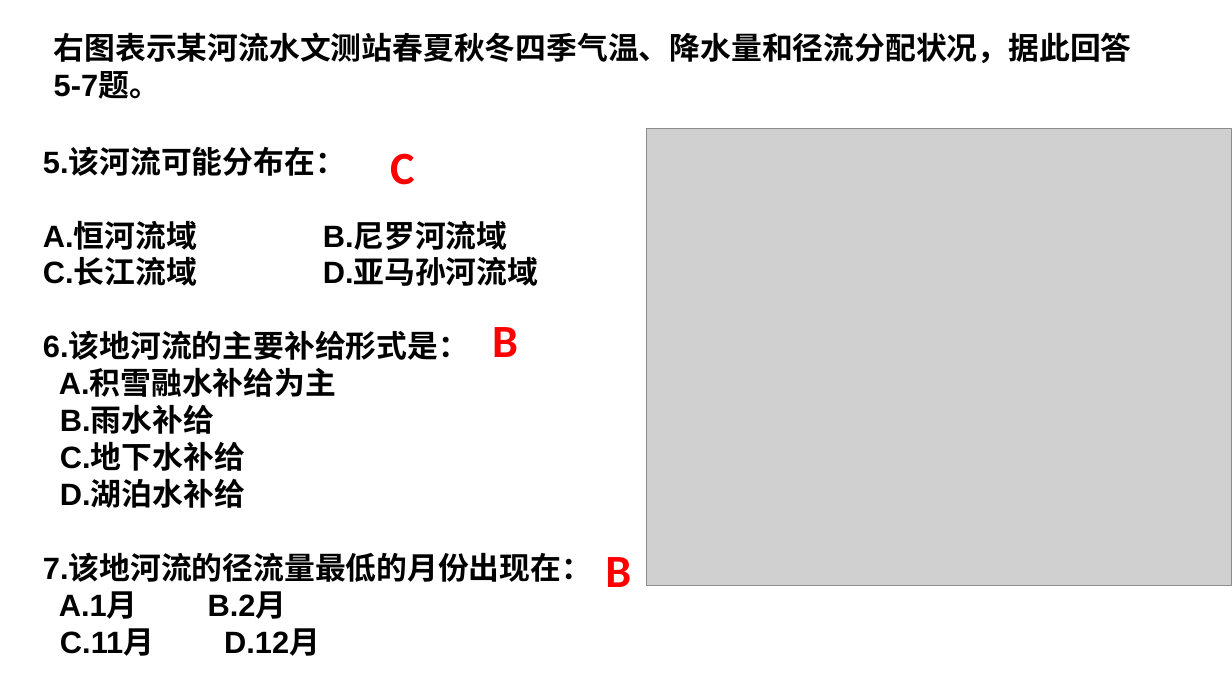
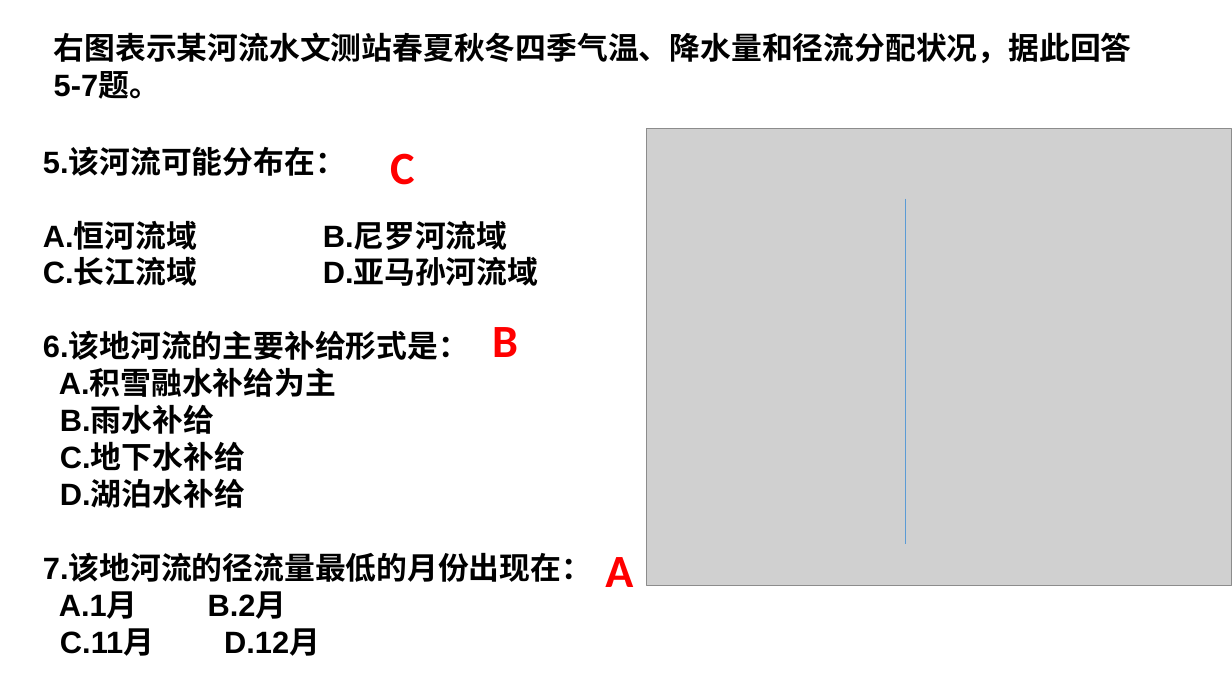
Before and after one commit to GHL0612/Learn, a slide deck: slide 21 of 课件/地理/八下/七下总复习/6-1亚洲和欧洲/9.八年级总复习七下6-1亚洲和欧洲课件和导学案/八年级总复习七下6-1亚洲及欧洲 复习.pptx. Drawn at 1232x693 pixels with LibreOffice and Linux fonts; fonts in the diff are those of the drawing; grey boxes stand for pictures. Boxes give left, top, right and bottom in pixels: in the first picture for what was removed or moved away, otherwise in the second. Text is boxed around its words. In the diff, an @@ line names an element or a change of style, - is before the commit and + after.

```diff
--- a/课件/地理/八下/七下总复习/6-1亚洲和欧洲/9.八年级总复习七下6-1亚洲和欧洲课件和导学案/八年级总复习七下6-1亚洲及欧洲 复习.pptx
+++ b/课件/地理/八下/七下总复习/6-1亚洲和欧洲/9.八年级总复习七下6-1亚洲和欧洲课件和导学案/八年级总复习七下6-1亚洲及欧洲 复习.pptx
@@ line added from (905, 199) to (905, 544), #5B9BD5 0.5 pt @@
@@ text at [605, 557, 633, 587]: text changed @@
-B
+A
```
Also in this commit, not shown: 2 other slides changed, 1 slide removed, 40 other files.
